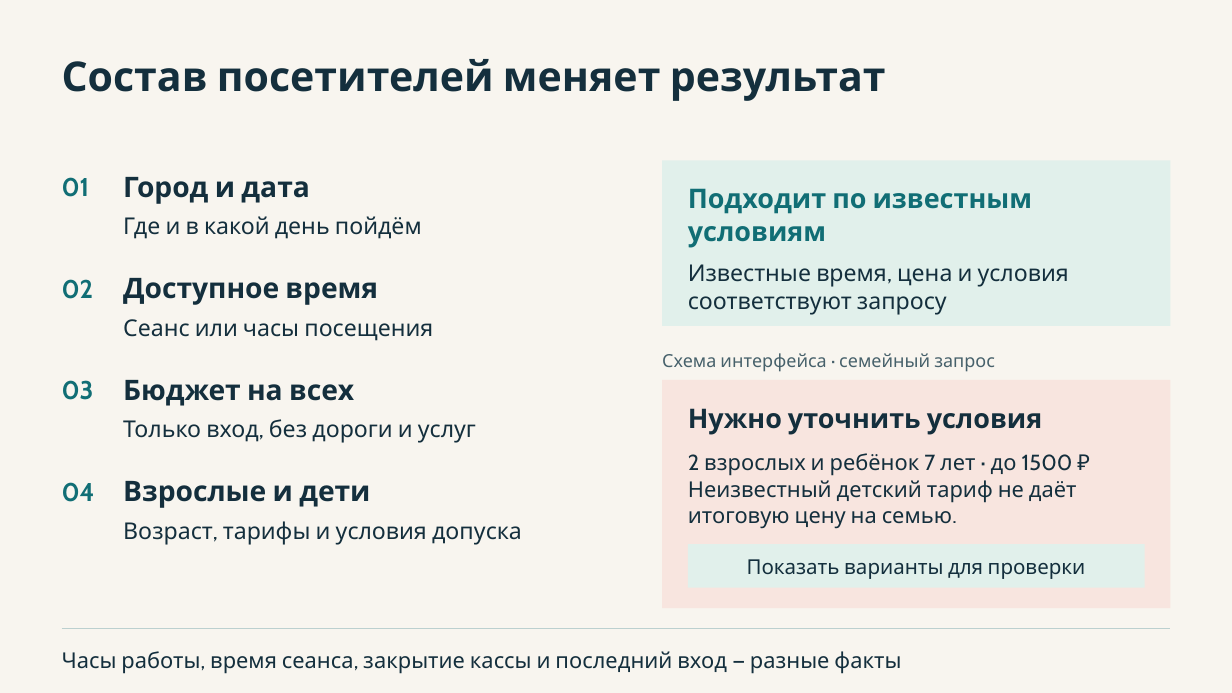
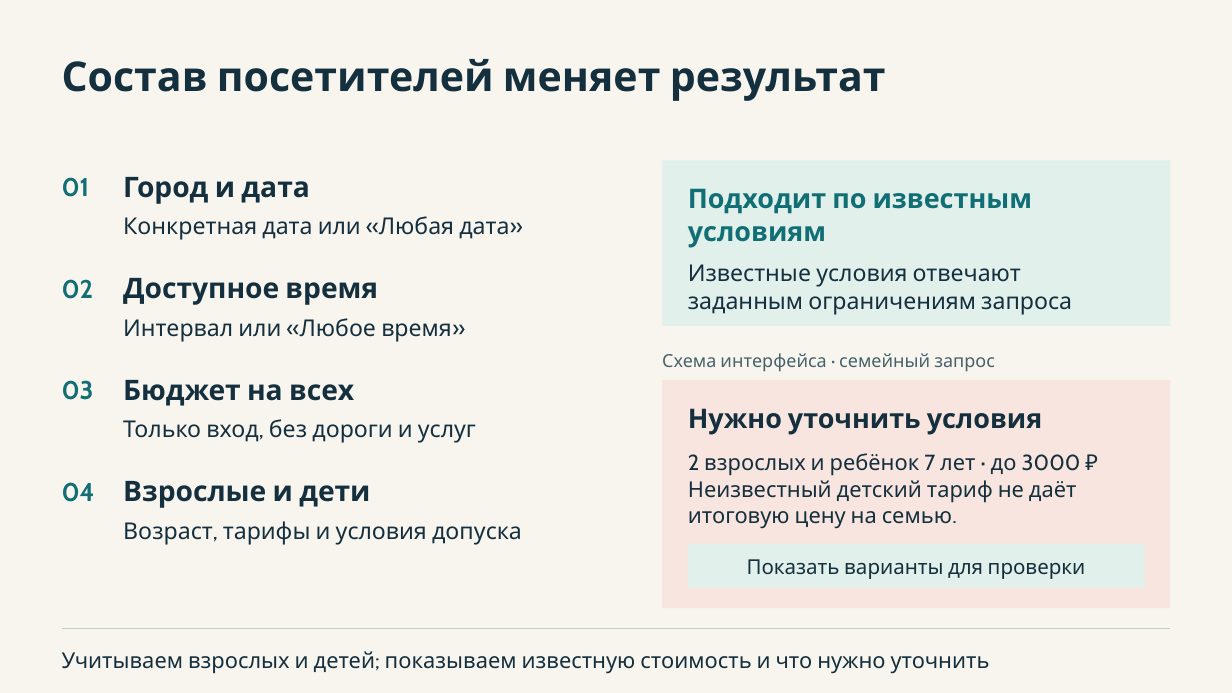
Before and after one commit to AiratBastanov/HackMaxBot2026, a slide deck: slide 4 of presentation/cultural-plan.pptx. Drawn at 1232x693 pixels with LibreOffice and Linux fonts; fonts in the diff are those of the drawing. Boxes give left, top, right and bottom in pixels: in the first picture for what was removed or moved away, otherwise in the second. Text is boxed around its words. In the diff, an @@ line names an element or a change of style, - is before the commit and + after.

```diff
--- a/presentation/cultural-plan.pptx
+++ b/presentation/cultural-plan.pptx
@@ text at [123, 216, 509, 240]: text changed @@
-Где и в какой день пойдём
+Конкретная дата или «Любая дата»
@@ text at [688, 264, 1072, 314]: text changed @@
-Известные время, цена и условия
-соответствуют запросу
+Известные условия отвечают
+заданным ограничениям запроса
@@ text at [123, 318, 452, 342]: text changed @@
-Сеанс или часы посещения
+Интервал или «Любое время»
@@ text at [688, 453, 1081, 529]: text changed @@
-2 взрослых и ребёнок 7 лет · до 1500 ₽
-Неизвестный детский тариф не даёт
-итоговую цену на семью.
+2 взрослых и ребёнок 7 лет · до 3000 ₽
+Неизвестный детский тариф не даёт
+итоговую цену на семью.
@@ text at [62, 651, 990, 674]: text changed @@
-Часы работы, время сеанса, закрытие кассы и последний вход — разные факты
+Учитываем взрослых и детей; показываем известную стоимость и что нужно уточнить
```
Also in this commit, not shown: 10 other slides changed, 33 other files.
